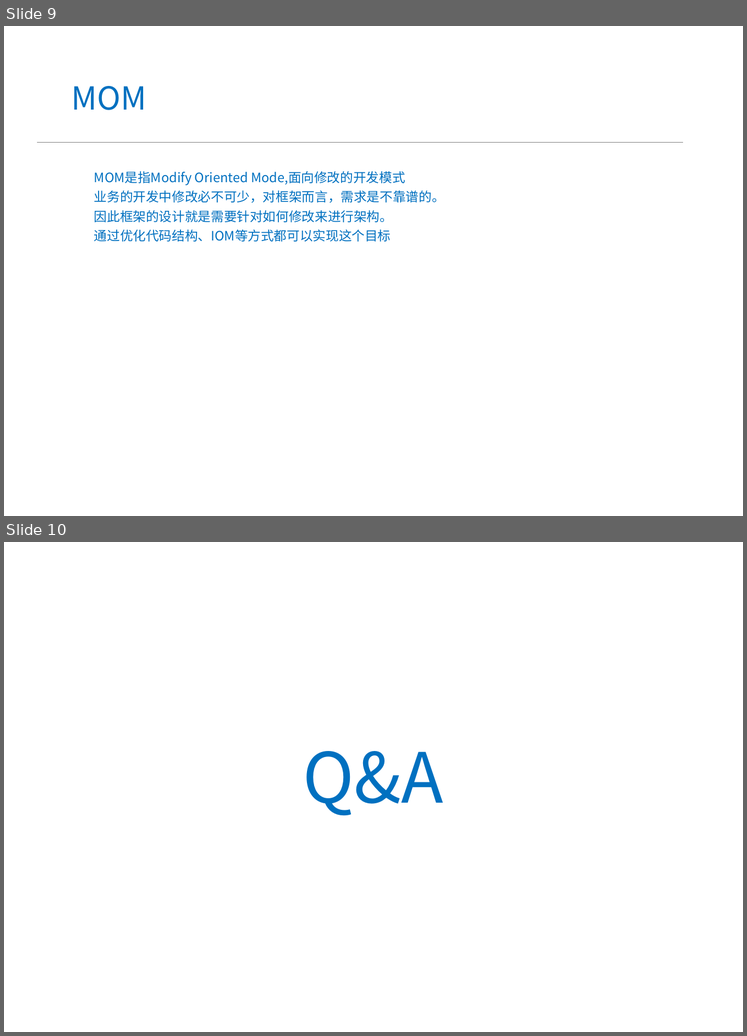
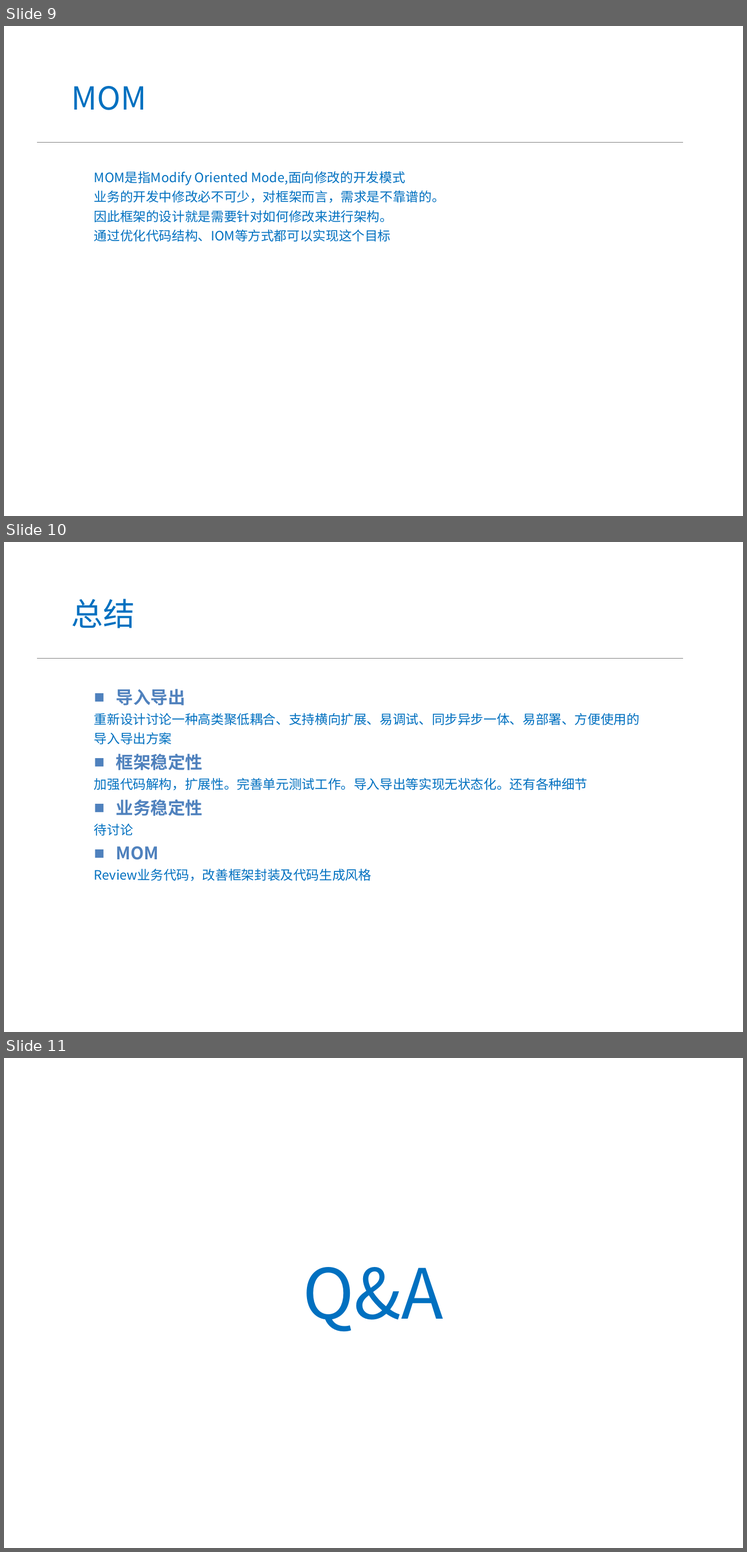
Before and after one commit to aceunlonely/DesignAndScheme, a slide deck: k框架设计/框架设计.pptx. Shown one above the other, each under a label of ours: slides 9 and 10 before the commit, slides 9, 10 and 11 after it. The pictures are 747x1036 and 747x1552 pixels, drawn with LibreOffice and Linux fonts; fonts in the diff are those of the drawing; background and template pictures are left out. Boxes give left, top, right and bottom in pixels: in the first picture for what was removed or moved away, otherwise in the second. Text is boxed around its words. In the diff, an @@ line names an element or a change of style, - is before the commit and + after.

Commit message:
edit

```diff
--- a/k框架设计/框架设计.pptx
+++ b/k框架设计/框架设计.pptx
@@ slide 10 added at box(4, 542, 743, 1032), background picture (left out) @@
@@ text added at box(71, 599, 134, 628), 44 pt, text #0070C0 @@
+总结
@@ line added from (37, 659) to (683, 659), #808080 0.75 pt @@
@@ text added at box(94, 689, 640, 881), 18 pt, text #0070C0 @@
+■ 导入导出
+重新设计讨论一种高类聚低耦合、支持横向扩展、易调试、同步异步一体、易部署、方便使用的导入导出方案
+■ 框架稳定性
+加强代码解构，扩展性。完善单元测试工作。导入导出等实现无状态化。还有各种细节
+■ 业务稳定性
+待讨论
+■ MOM
+Review业务代码，改善框架封装及代码生成风格
@@ what was slide 10 is now slide 11 @@
```
